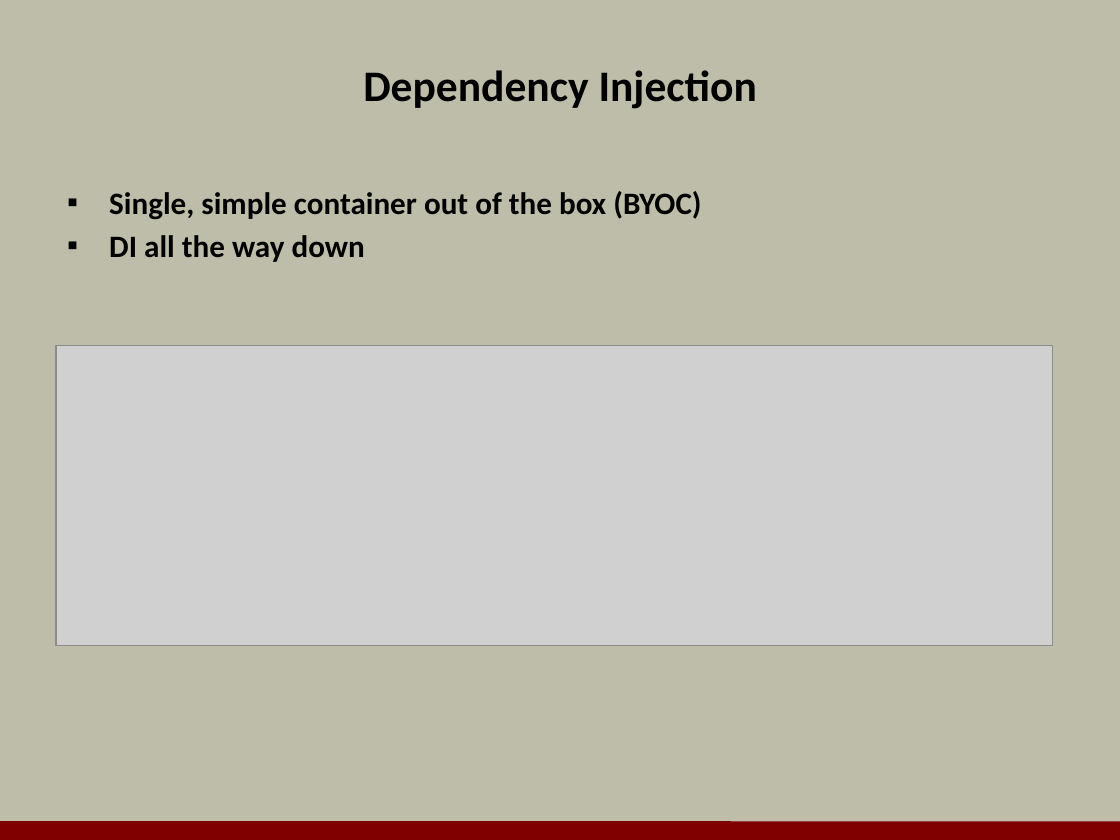
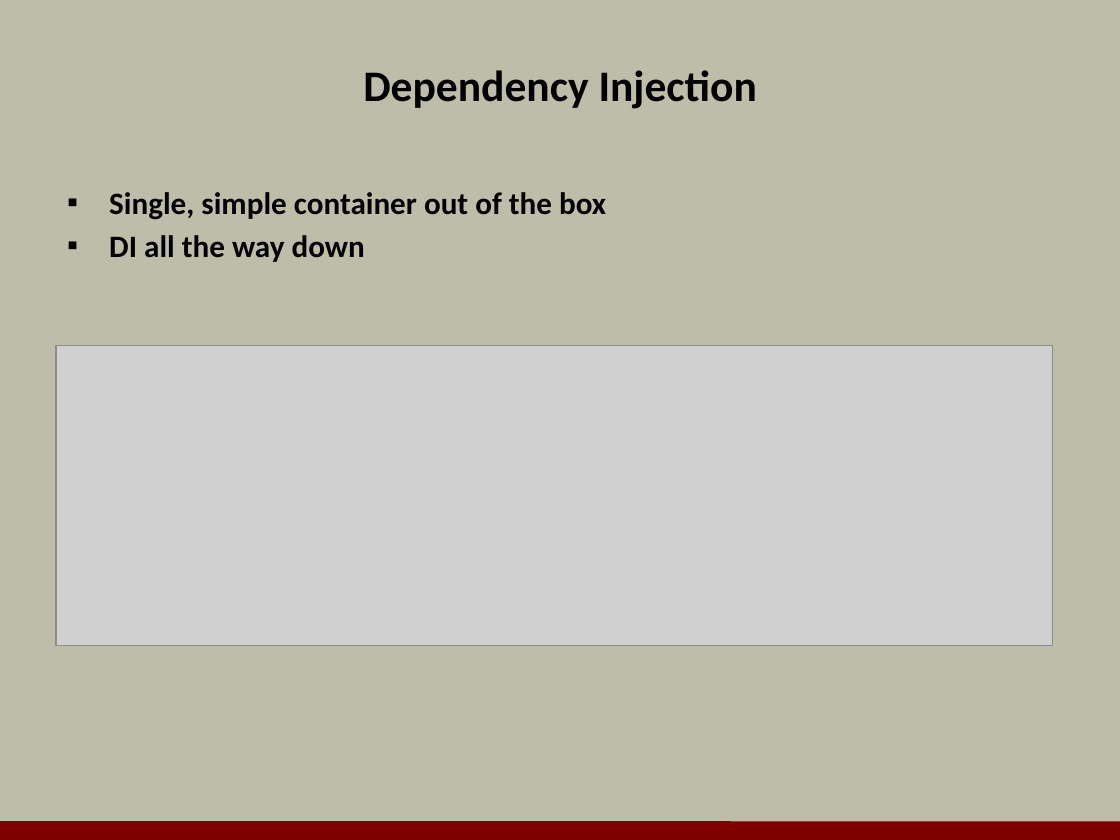
Before and after one commit to OdeToCode/classes, a slide deck: slide 10 of aspnet5/slides/03_Config_Services.pptx (slide 11 before the commit). Drawn at 1120x840 pixels with LibreOffice and Linux fonts; fonts in the diff are those of the drawing; grey boxes stand for pictures; background and template pictures are left out. Boxes give left, top, right and bottom in pixels: in the first picture for what was removed or moved away, otherwise in the second. Text is boxed around its words. In the diff, an @@ line names an element or a change of style, - is before the commit and + after.

```diff
--- a/aspnet5/slides/03_Config_Services.pptx
+++ b/aspnet5/slides/03_Config_Services.pptx
@@ text at (109, 192, 606, 220): text changed @@
-▪ Single, simple container out of the box (BYOC)
+▪ Single, simple container out of the box
```
Also in this commit, not shown: 2 other slides changed, 1 slide removed, 1 other file.
